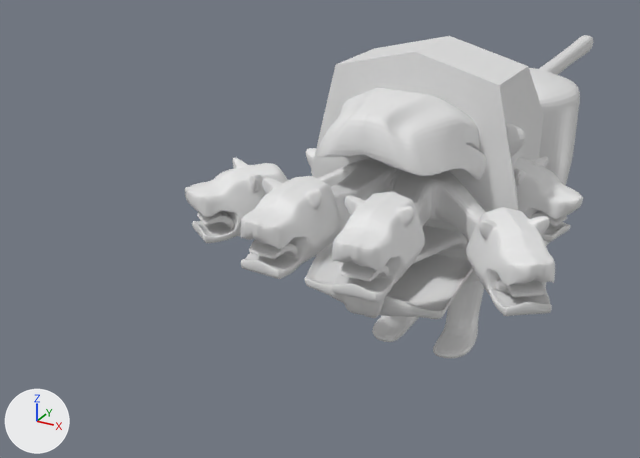
The Blender file Modelos 3D/The Beast 666.blend: old version first, new version second.
One viewpoint serves both versions: a camera (50 mm lens) standing at (6.1, -16.8, 10.0) and looking at (-2.5, -1.0, 2.1). The lights are fixed; the arrows at lower left show +X, +Y and +Z.

Names of what the first picture shows: '01 Cuerpo', '02 Gula ', '03 Ira', '04 pEREZZA', '05 Melena gula'.
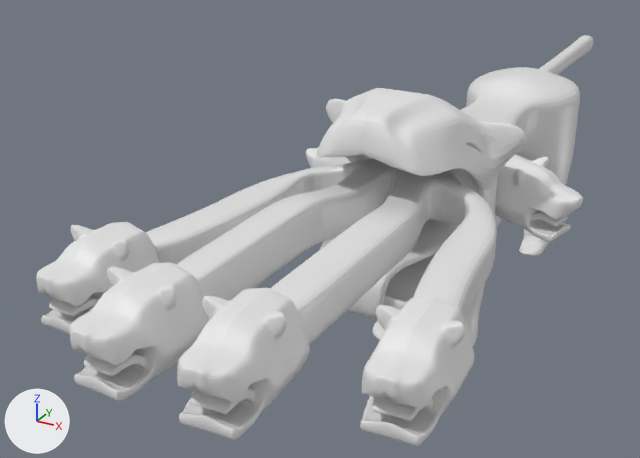
Where the change shows, as pixel boxes [x1, y1, x2, y2] in the pictures (640 x 458 px; the box of a moved part takes in the faces that stretch with it):
'04 pEREZZA', reshaped, moved (18% wider, 42% taller): before [185, 158, 555, 316]; after [37, 222, 474, 446]
'01 Cuerpo', reshaped (47% wider): before [288, 35, 593, 358]; after [145, 35, 593, 346]
'05 Melena gula', hidden: before [311, 36, 544, 284]
part 1 of me_cube, built on: before [288, 169, 485, 241]; after [145, 164, 497, 345]
part 2 of me_cube_005, moved or reshaped: before [241, 176, 425, 302]; after [70, 263, 310, 440]
part 3 of me_cube_005, moved or reshaped: before [185, 158, 555, 316]; after [37, 222, 474, 446]

The change, as a diff of the scene's bpy script:
```diff
--- a/Modelos 3D/The Beast 666.blend.py
+++ b/Modelos 3D/The Beast 666.blend.py
@@ me_cube @@
 # used by ob_01_cuerpo; location = (0.0, 0.0, 3.35)
-me_cube.from_pydata(...)  # 309 vertices, 286 faces; spans x 0.0..2.2, y -4.7..12.1, z -3.3..1.4
+me_cube.from_pydata(...)  # 369 vertices, 346 faces; spans x 0.0..2.8, y -8.5..12.1, z -3.3..1.4
+# me_cube part 1
+# 5 vertices are removed from x 0.6..1.7, y -4.7..-3.1, z 0.3..1.0
+# 20 faces are deleted
+# 4 vertices in x 2.1, y -3.8, z 0.1..0.9 move by (-0.4, 0.0, 0.0)
+# 3 vertices in x 2.2, y -3.2, z 0.0..0.8 move by (0.2, -0.7, 0.1)
+# 3 vertices in x 1.7..1.8, y -3.1..-2.5, z -0.1..0.6 move by (0.0, 0.0, 0.3)
+# 3 vertices in x 1.7..1.8, y -3.1..-2.5, z 0.1..0.5 move by (0.0, 0.0, 0.4)
+# 1 vertex moves from x 2.2, y -3.2, z 0.3 to x 2.4, y -3.9, z 0.5
+# 13 vertices are added at x 0.6..2.4, y -8.5..-3.1, z 0.1..1.0
+# 12 new vertices lie (0.0, -1.2, 0.0) away from vertices in x 0.5..1.1, y -4.7, z 0.4..1.2
+# 12 new vertices lie (0.0, -1.4, 0.0) away from vertices in x 0.5..1.1, y -5.9, z 0.4..1.2
+# 12 new vertices lie (0.0, -1.2, 0.0) away from vertices in x 0.5..1.1, y -7.3, z 0.4..1.2
+# 8 new vertices lie (0.2, -1.4, 0.0) away from vertices in x 1.7..2.4, y -5.0..-4.8, z 0.1..0.9
+# 8 new vertices lie (0.2, -0.8, 0.0) away from vertices in x 1.9..2.6, y -6.4..-6.2, z 0.1..0.9
+# 80 new faces join them
 me_cube.materials.append(mat_material)
@@ me_cube_005 @@
 me_cube_005.from_pydata(...)  # 1636 vertices, 1632 faces; spans x -8.9..-0.4, y -15.2..5.1, z -2.9..1.4
 # used by ob_04_perezza; location = (0.0, -5.45, 3.79); scale = (-0.387, -0.168, -0.387)
+# me_cube_005 part 2: the loose piece of 818 vertices spanning x -3.6..-0.4, y -6.7..5.1, z -2.9..0.4 is moved by (0.0, 47.4, 0.0)
+# me_cube_005 part 3: the loose piece of 818 vertices spanning x -8.9..-4.4, y -15.2..-3.5, z -1.8..1.4 is multiplied about its middle by the matrix ((0.839, 0.236, 0.0), (-1.254, 0.839, 0.0), (0.0, 0.0, 1.0)), then moved by (0.0, 47.9, -0.5)
@@ ob_04_perezza @@
 ob_04_perezza = bpy.data.objects.new('04 pEREZZA', me_cube_005)
-ob_04_perezza.location = (0.0, -5.45, 3.79)
+ob_04_perezza.location = (0.0, -1.32, 3.79)
 ob_04_perezza.scale = (-0.387, -0.168, -0.387)
@@ ob_05_melena_gula @@
 ob_05_melena_gula.scale = (1.6, 1.6, 2.25)
+ob_05_melena_gula.hide_set(True)  # wire or fog, not drawn
```
